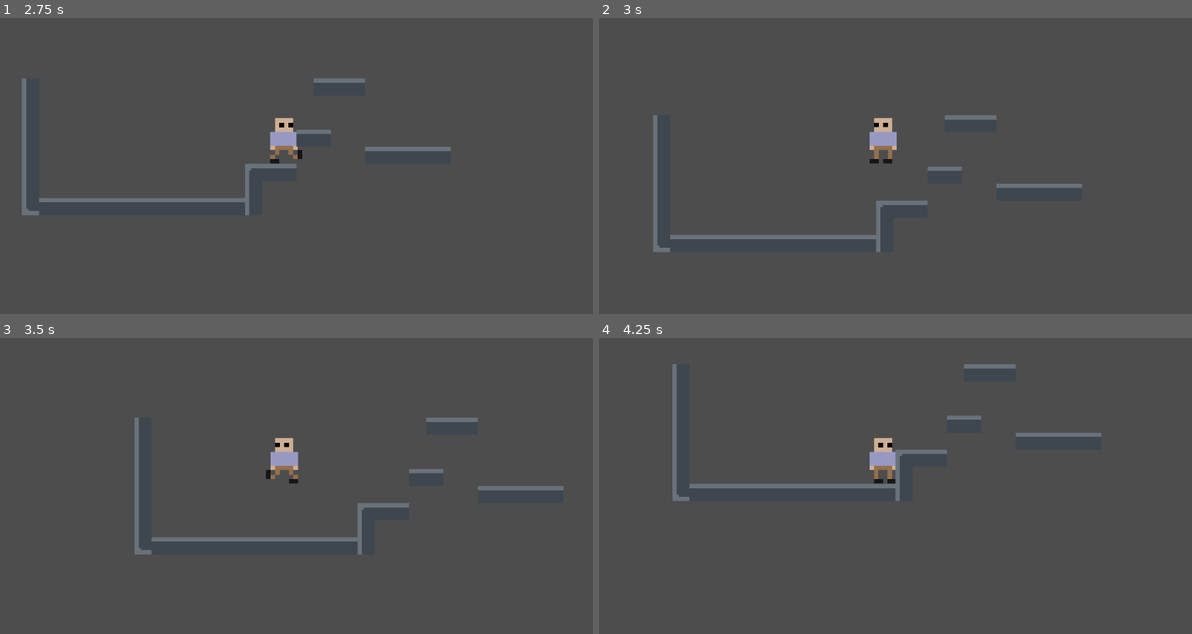
Above: before the commit, frames 1-4 (two rows, left to right).
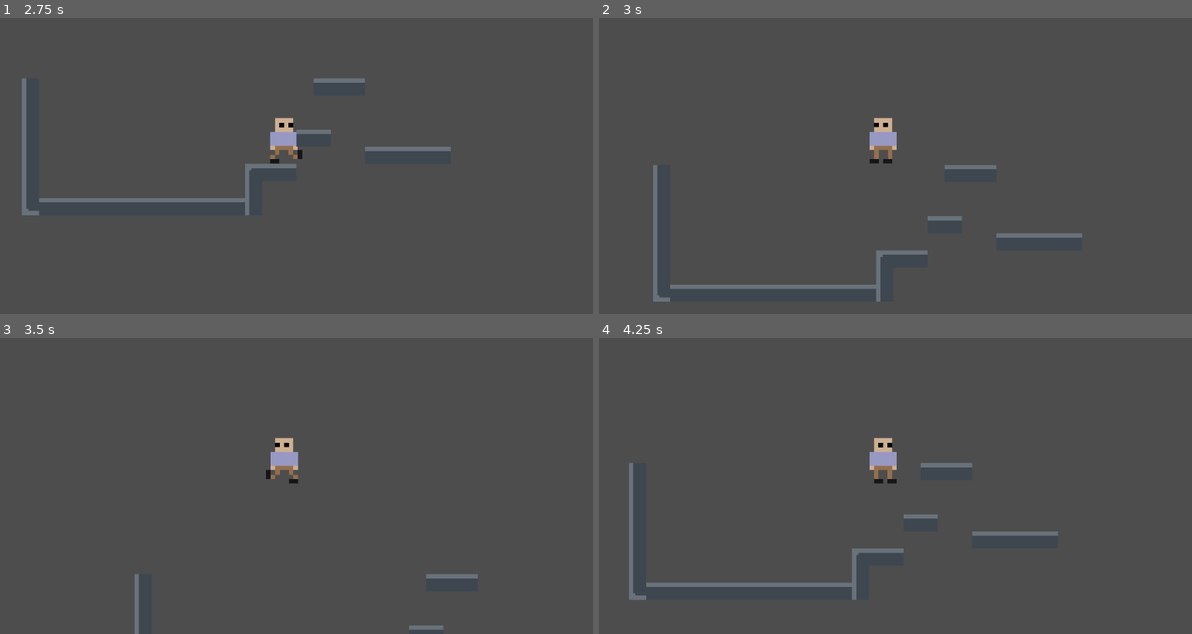
Above: after the commit, the same moments.

Repository: VehvilainenPooki/ModeGame
Game: Godot game, scene res://Main.tscn
Two runs of this game, one before a commit and one after it. Both use one fixed random seed, a clock stepped at 60 frames per second and the inputs below.
Inputs:
- Up to frame 1 (2.75 s): click "Play" at 0.5 s; tap Enter (ui_accept) at 1.25 s; hold 1 (MODE_JUMP, bound only after the commit) 1.28-2.03 s; hold Right (ui_right) from 1.28 s (still down); tap 1 (MODE_JUMP, bound only after the commit) at 2.1, 2.27, 2.57 s
- Up to frame 2 (3 s): tap Enter (ui_accept) at 2.75 s; release Right (ui_right) at 2.78 s; hold Left (ui_left) from 2.78 s (still down); hold 1 (MODE_JUMP, bound only after the commit) from 2.78 s (still down)
- Up to frame 3 (3.5 s): keep holding Left (ui_left); keep holding 1 (MODE_JUMP, bound only after the commit)
- Up to frame 4 (4.25 s): release Left (ui_left) at 3.53 s; release 1 (MODE_JUMP, bound only after the commit) at 3.53 s; hold Right (ui_right) from 3.53 s (still down); tap 1 (MODE_JUMP, bound only after the commit) at 3.6, 3.77, 4.07 s

Frame 1 is identical in both runs. In frame 2, 2.5% of the frame differs, in the area x 9-82%, y 32-96%; in frame 3, 1.9%; in frame 4, 3.0%, in the area x 5-85%, y 8-89%.

Commit message:
Basic functionality for changing modes

Diff:
--- /dev/null
+++ b/Levels/Level1.gd
@@ -0,0 +1,11 @@
+extends Node2D
+
+
+# Called when the node enters the scene tree for the first time.
+func _ready():
+	pass # Replace with function body.
+
+
+# Called every frame. 'delta' is the elapsed time since the previous frame.
+func _process(delta):
+	pass
--- a/Levels/Level1.tscn
+++ b/Levels/Level1.tscn
@@ -1,5 +1,6 @@
-[gd_scene load_steps=5 format=3 uid="uid://cc1ju7beuva6v"]
+[gd_scene load_steps=6 format=3 uid="uid://cc1ju7beuva6v"]
 
+[ext_resource type="Script" path="res://Levels/Level1.gd" id="1_fmkaf"]
 [ext_resource type="PackedScene" uid="uid://cwodsiytl05fq" path="res://Player/Player.tscn" id="1_hfe7p"]
 [ext_resource type="Texture2D" uid="uid://b6borv2gp1cn1" path="res://Assets/tilemap.png" id="2_eqhlw"]
 
@@ -51,6 +52,7 @@
 sources/0 = SubResource("TileSetAtlasSource_5rnmx")
 
 [node name="Level1" type="Node2D"]
+script = ExtResource("1_fmkaf")
 
 [node name="Player" parent="." instance=ExtResource("1_hfe7p")]
 position = Vector2(446, 207)
--- a/Player/Player.gd
+++ b/Player/Player.gd
@@ -1,8 +1,12 @@
 extends CharacterBody2D
 
 
-const SPEED = 300.0
-const JUMP_VELOCITY = -400.0
+var SPEED = 300.0
+var JUMP_VELOCITY = -400.0
+
+enum MODES {DEFAULT, JUMP, PUSH, SPEED}
+
+var mode: MODES = MODES.DEFAULT
 
 # Get the gravity from the project settings to be synced with RigidBody nodes.
 var gravity = ProjectSettings.get_setting("physics/2d/default_gravity")
@@ -35,3 +39,22 @@
 
 
 	move_and_slide()
+
+func _input(event):
+	if event.is_action_pressed("MODE_JUMP"):
+		changeMode(MODES.JUMP)
+
+func changeMode(mode: MODES):
+	match mode:
+		MODES.DEFAULT:
+			mode = MODES.DEFAULT
+			SPEED = 300.0
+			JUMP_VELOCITY = -800.0
+		MODES.JUMP:
+			mode = MODES.JUMP
+			SPEED = 300.0
+			JUMP_VELOCITY = -800.0
+		_:
+			mode = MODES.DEFAULT
+			var SPEED = 300.0
+			var JUMP_VELOCITY = -400.0
--- a/project.godot
+++ b/project.godot
@@ -15,6 +15,14 @@
 config/features=PackedStringArray("4.1", "Forward Plus")
 config/icon="res://icon.svg"
 
+[input]
+
+MODE_JUMP={
+"deadzone": 0.5,
+"events": [Object(InputEventKey,"resource_local_to_scene":false,"resource_name":"","device":-1,"window_id":0,"alt_pressed":false,"shift_pressed":false,"ctrl_pressed":false,"meta_pressed":false,"pressed":false,"keycode":0,"physical_keycode":49,"key_label":0,"unicode":49,"echo":false,"script":null)
+]
+}
+
 [rendering]
 
 textures/canvas_textures/default_texture_filter=0
